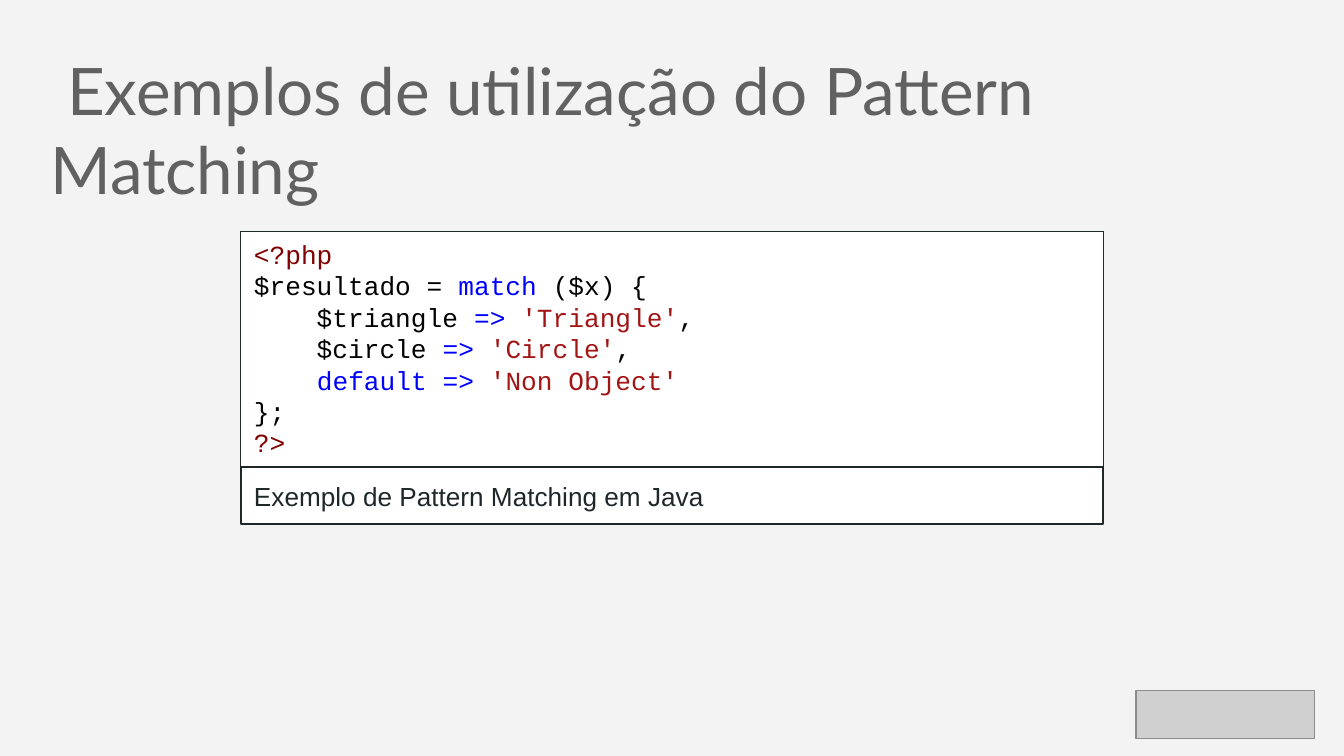
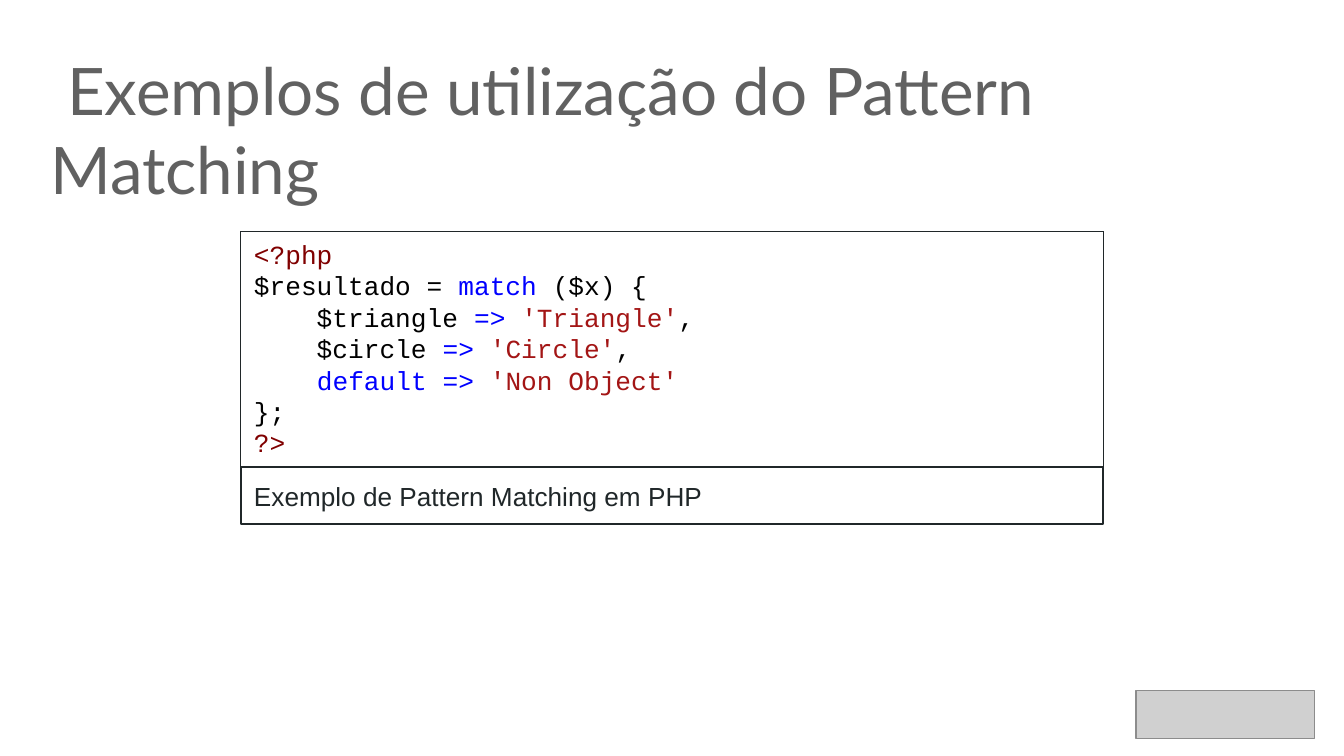
Before and after one commit to rafaelcruz-net/pattern-matching, a slide deck: slide 15 of Apresentacao_Defesa.pptx (slide 14 before the commit). Drawn at 1344x756 pixels with LibreOffice and Linux fonts; fonts in the diff are those of the drawing; grey boxes stand for pictures. Boxes give left, top, right and bottom in pixels: in the first picture for what was removed or moved away, otherwise in the second. Text is boxed around its words. In the diff, an @@ line names an element or a change of style, - is before the commit and + after.

```diff
--- a/Apresentacao_Defesa.pptx
+++ b/Apresentacao_Defesa.pptx
@@ background #F3F3F3 to #FFFFFF @@
@@ text in rectangle at (254, 487, 702, 511): text changed @@
-Exemplo de Pattern Matching em Java
+Exemplo de Pattern Matching em PHP
```
Also in this commit, not shown: 22 other slides changed, 18 slides added.
